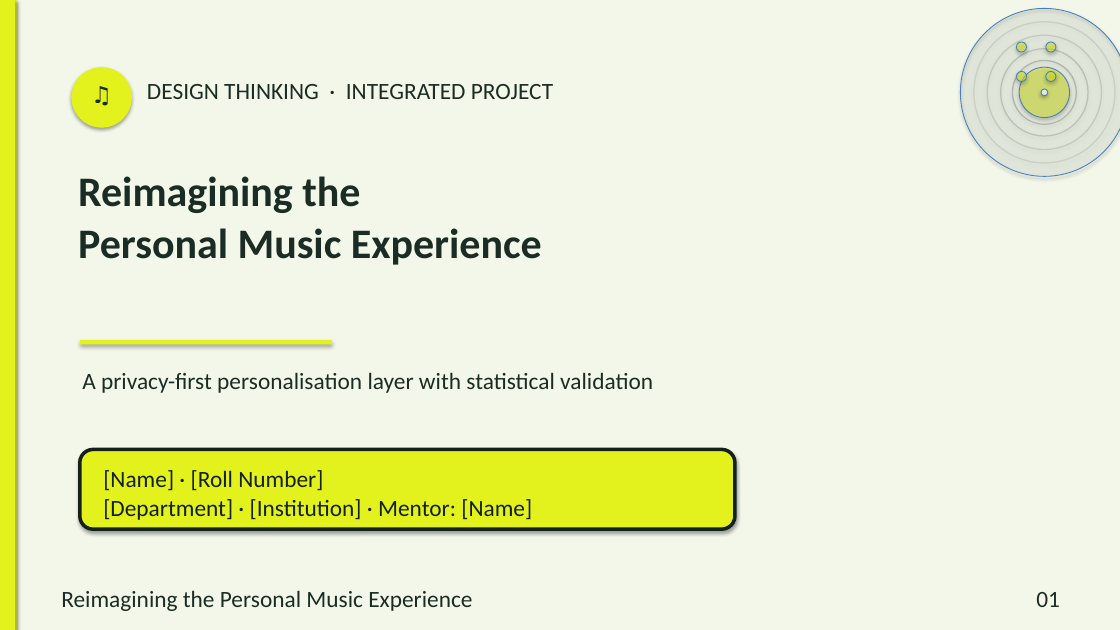
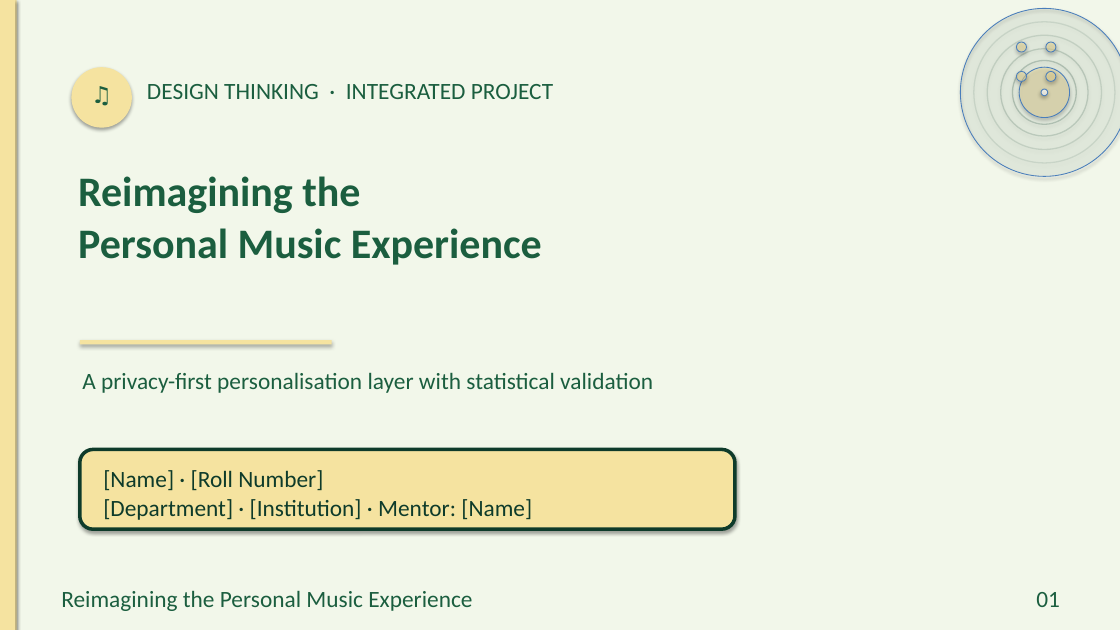
Before and after one commit to preet-kamdar/design-thinking-sem3, a slide deck: slide 1 of docs/trials/dandadan_tinted.pptx. Drawn at 1120x630 pixels with LibreOffice and Linux fonts; fonts in the diff are those of the drawing. Boxes give left, top, right and bottom in pixels: in the first picture for what was removed or moved away, otherwise in the second. Text is boxed around its words. In the diff, an @@ line names an element or a change of style, - is before the commit and + after.

```diff
--- a/docs/trials/dandadan_tinted.pptx
+++ b/docs/trials/dandadan_tinted.pptx
@@ ellipse at [960, 8, 1120, 176]: fill #14201A at 6% opacity to #0E3B2A at 6% opacity @@
@@ text colour #1B2C24 to #1B5E3F in 6 elements at [147, 84, 553, 99], [78, 176, 542, 265], [82, 372, 653, 393], [61, 590, 472, 611], [1036, 592, 1060, 607], [71, 80, 132, 113] @@
@@ outline #14201A 1.1 pt to #0E3B2A 1.1 pt in 4 elements at [974, 22, 1115, 163], [987, 35, 1102, 150], [1001, 49, 1088, 136], [1012, 60, 1076, 124] @@
@@ ellipse at [1019, 67, 1070, 118]: fill #E3F21C at 45% opacity to #F5E3A0 at 45% opacity @@
@@ fill #E3F21C at 55% opacity to #F5E3A0 at 55% opacity in 4 elements at [1017, 42, 1027, 52], [1046, 42, 1056, 52], [1017, 71, 1027, 82], [1046, 71, 1056, 82] @@
@@ fill #E3F21C to #F5E3A0 in 4 elements at [0, 0, 17, 630], [0, 0, 15, 630], [71, 67, 132, 128], [80, 340, 332, 344] @@
@@ rounded rectangle at [80, 450, 735, 529]: fill #E3F21C to #F5E3A0; outline #14201A 3 pt to #0E3B2A 3 pt @@
@@ text "[Name] · [Roll Number]" at [103, 470, 532, 520]: text colour #14201A to #0E3B2A @@
```
Also in this commit, not shown: 14 other slides changed, 6 other files.
